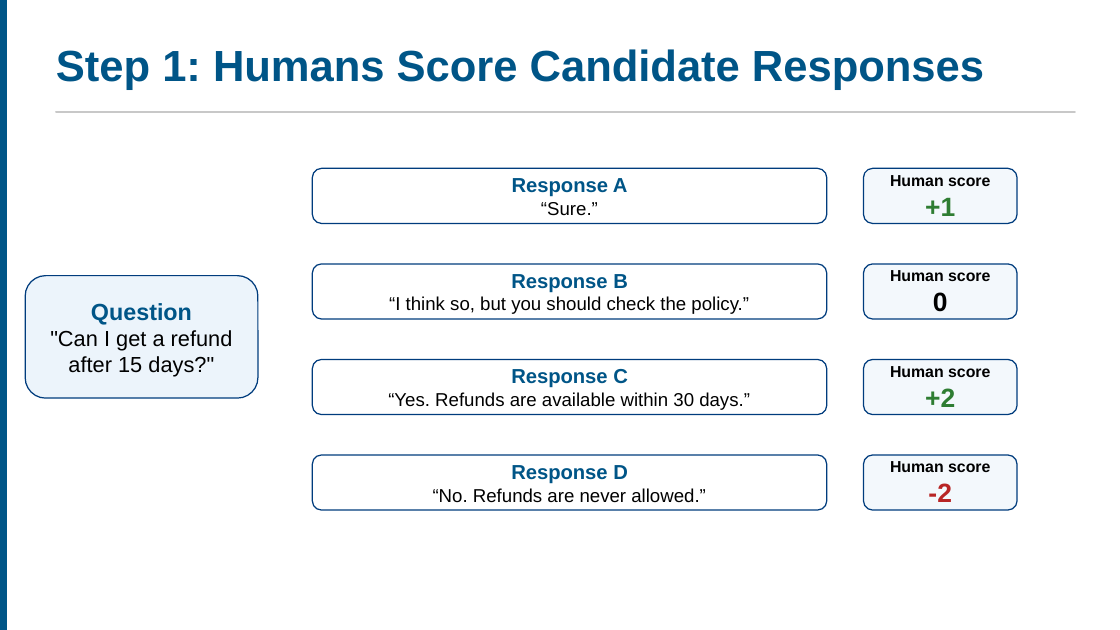
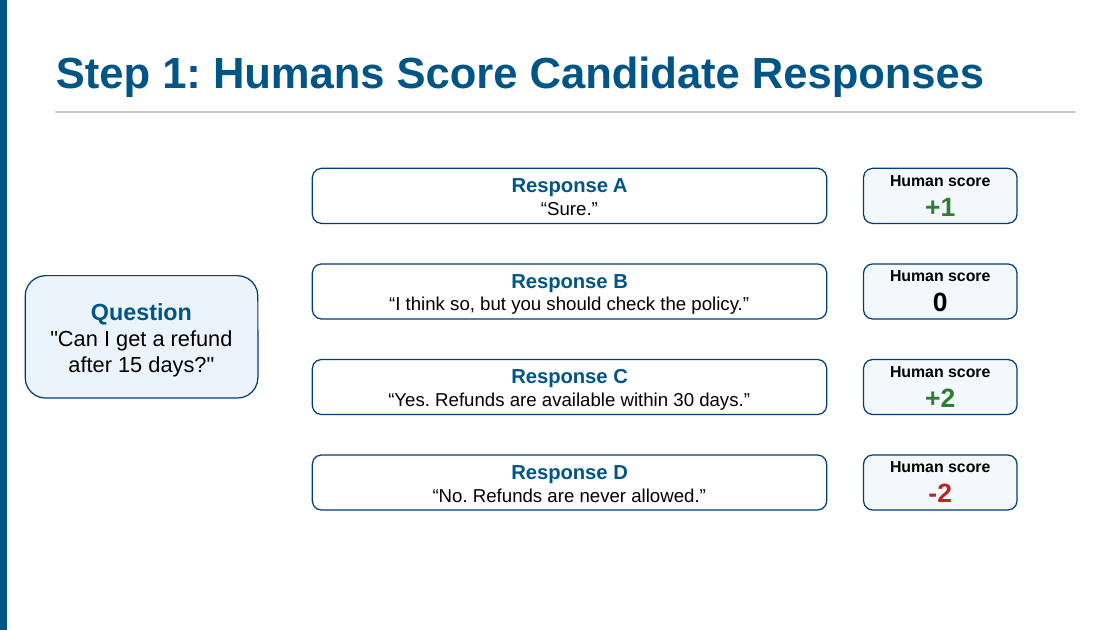
Before and after one commit to ucla-anderson-SSAI/SSAI, a slide deck: slide 14 of Slides/Week 7/Week7.pptx. Drawn at 1120x630 pixels with LibreOffice and Linux fonts; fonts in the diff are those of the drawing. Boxes give left, top, right and bottom in pixels: in the first picture for what was removed or moved away, otherwise in the second. Text is boxed around its words. In the diff, an @@ line names an element or a change of style, - is before the commit and + after.

```diff
--- a/Slides/Week 7/Week7.pptx
+++ b/Slides/Week 7/Week7.pptx
@@ text "Step 1: Humans Score Candidate ...": place and size @@
-text "Step 1: Humans Score Candidate ..." at box(56, 49, 984, 90)
+text "Step 1: Humans Score Candidate ..." at box(56, 56, 984, 97)
```
Also in this commit, not shown: 12 other slides changed, 2 other files.
